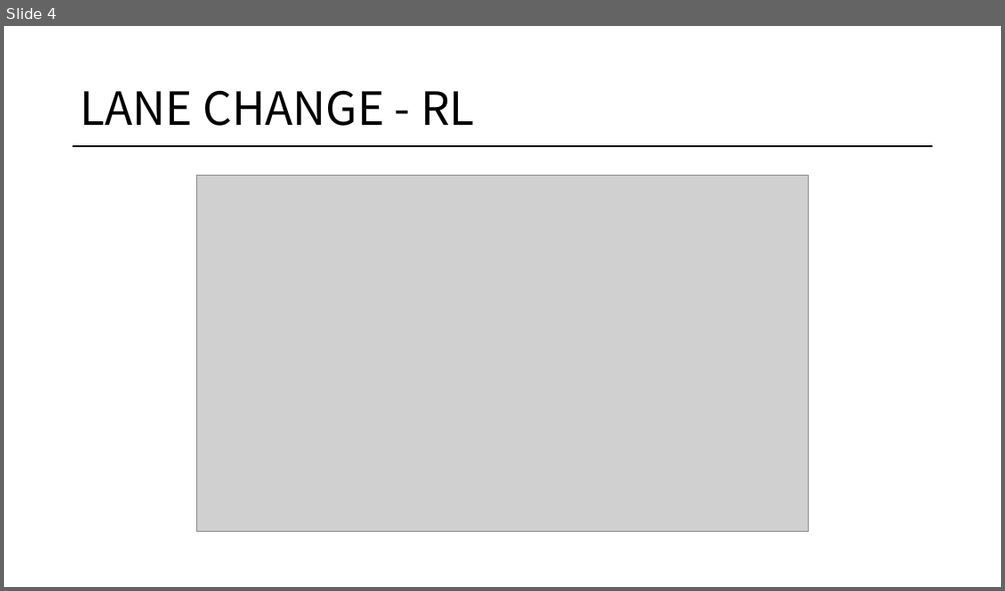
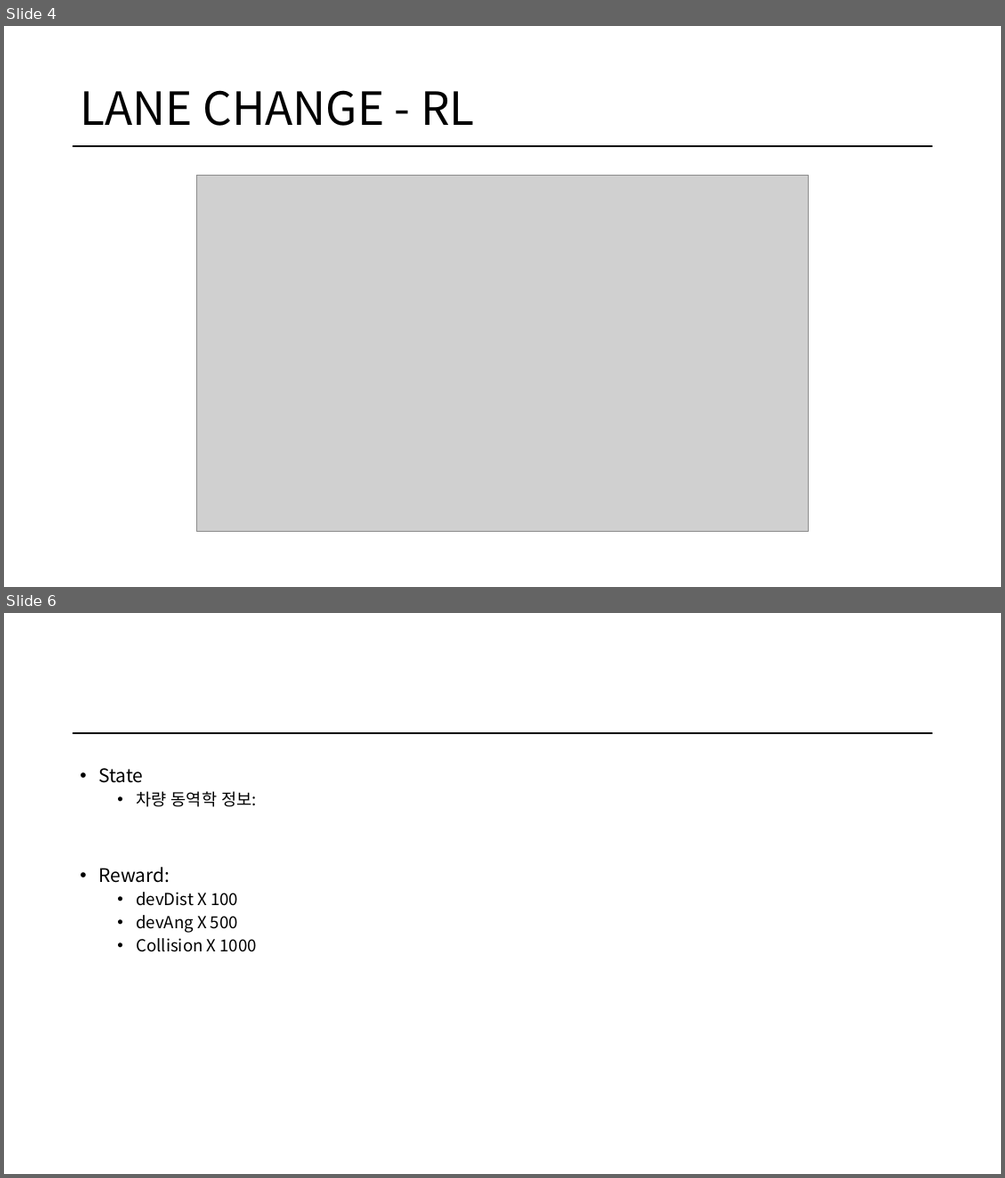
Before and after one commit to HAN2496/CarMakerResults, a slide deck: 1108Report/1108Report.pptx. Shown one above the other, each under a label of ours: slide 4 before the commit, slides 4 and 6 after it; the slides between them are not shown. The pictures are 1005x591 and 1005x1178 pixels, drawn with LibreOffice and Linux fonts; fonts in the diff are those of the drawing; grey boxes stand for pictures. Boxes give left, top, right and bottom in pixels: in the first picture for what was removed or moved away, otherwise in the second. Text is boxed around its words. In the diff, an @@ line names an element or a change of style, - is before the commit and + after.

```diff
--- a/1108Report/1108Report.pptx
+++ b/1108Report/1108Report.pptx
@@ slide 6 added at box(4, 613, 1001, 1174), background #FFFFFF; not listed: 1 template element that a slide beside it also shows @@
@@ text added at box(98, 768, 257, 952), 16 pt, text #000000 @@
+• State
+  • 차량 동역학 정보:
+• Reward:
+  • devDist X 100
+  • devAng X 500
+  • Collision X 1000
```
Also in this commit, not shown: 2 slides changed, 2 other slides added, 1 other file.
